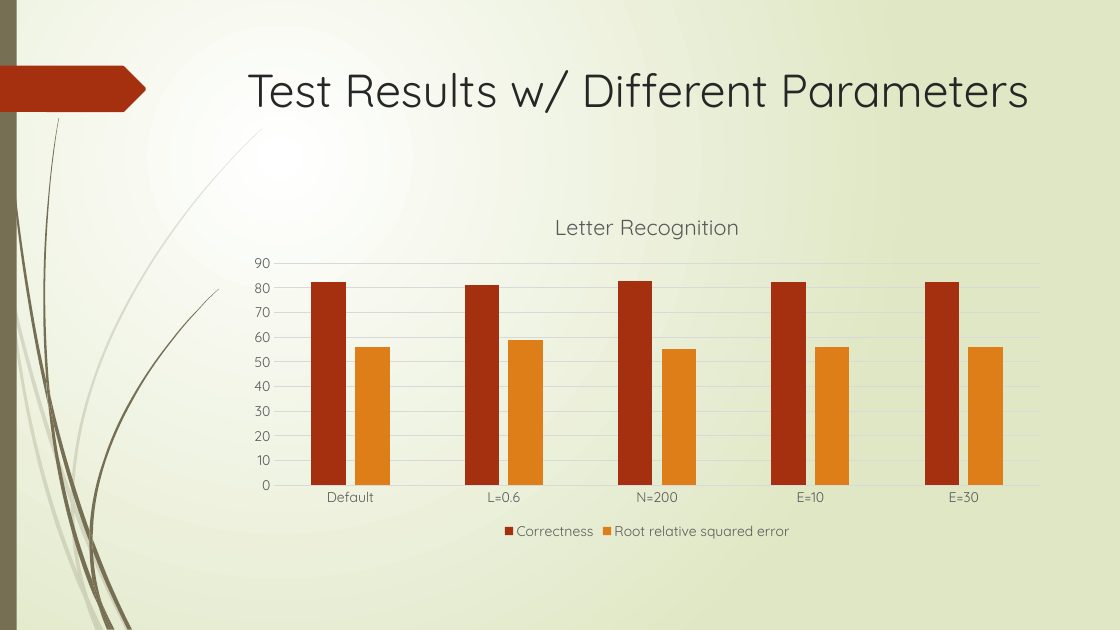
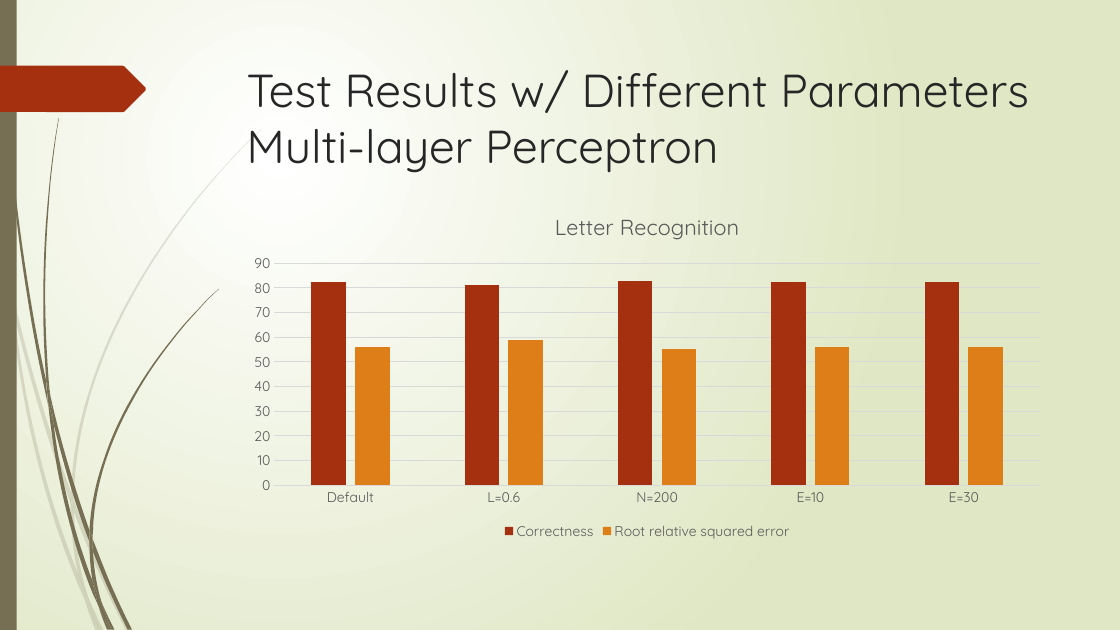
Before and after one commit to XiaokuanOSU/AI2report, a slide deck: slide 22 of PPTGroup10.pptx (slide 14 before the commit). Drawn at 1120x630 pixels with LibreOffice and Linux fonts; fonts in the diff are those of the drawing. Boxes give left, top, right and bottom in pixels: in the first picture for what was removed or moved away, otherwise in the second. Text is boxed around its words. In the diff, an @@ line names an element or a change of style, - is before the commit and + after.

```diff
--- a/PPTGroup10.pptx
+++ b/PPTGroup10.pptx
@@ title at [247, 70, 1029, 173]: text changed @@
-Test Results w/ Different Parameters
+Test Results w/ Different Parameters
+Multi-layer Perceptron
```
Also in this commit, not shown: 7 other slides changed, 1 slide added.
